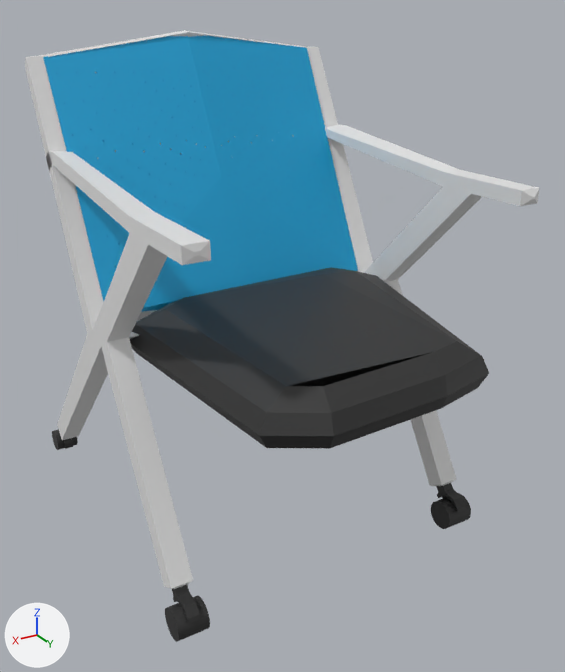
A saved change to the FBX model Assets/blenderassets/ChairFoldable/ChairUnFolded.fbx.
One viewpoint serves both versions: a camera (50 mm lens) standing at (6.11, 23.79, 14.93) and looking at (-4.62, 5.9, 5.98). Lighting does not change. The marker at lower left points along +X, +Y and +Z. Where no turn or scale is listed for an object, it has been applied to the vertices.
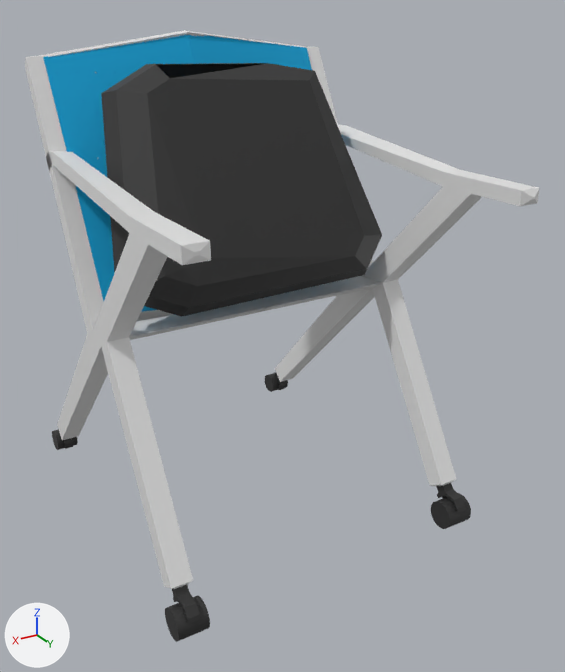
The change in detail:
Object 'Sphere' (ob_sphere) turns from (91, 2.1, 92) to (-86, -65, -94) degrees about x, y and z.
Object 'Sphere' (ob_sphere) is rescaled from (0.0157, 0.00903, 0.0198) to (0.014, 0.0089, 0.0208).

Boxes (x1, y1, x2, y2) around the edits, measured in the pictures (565 x 672 px):
'Sphere', turned, rescaled
    before: (130, 267, 489, 449)
    after: (101, 63, 382, 317)
'Sphere.001', unchanged, covered by the edit
    before: (43, 36, 358, 311)
    after: (43, 35, 312, 311)
